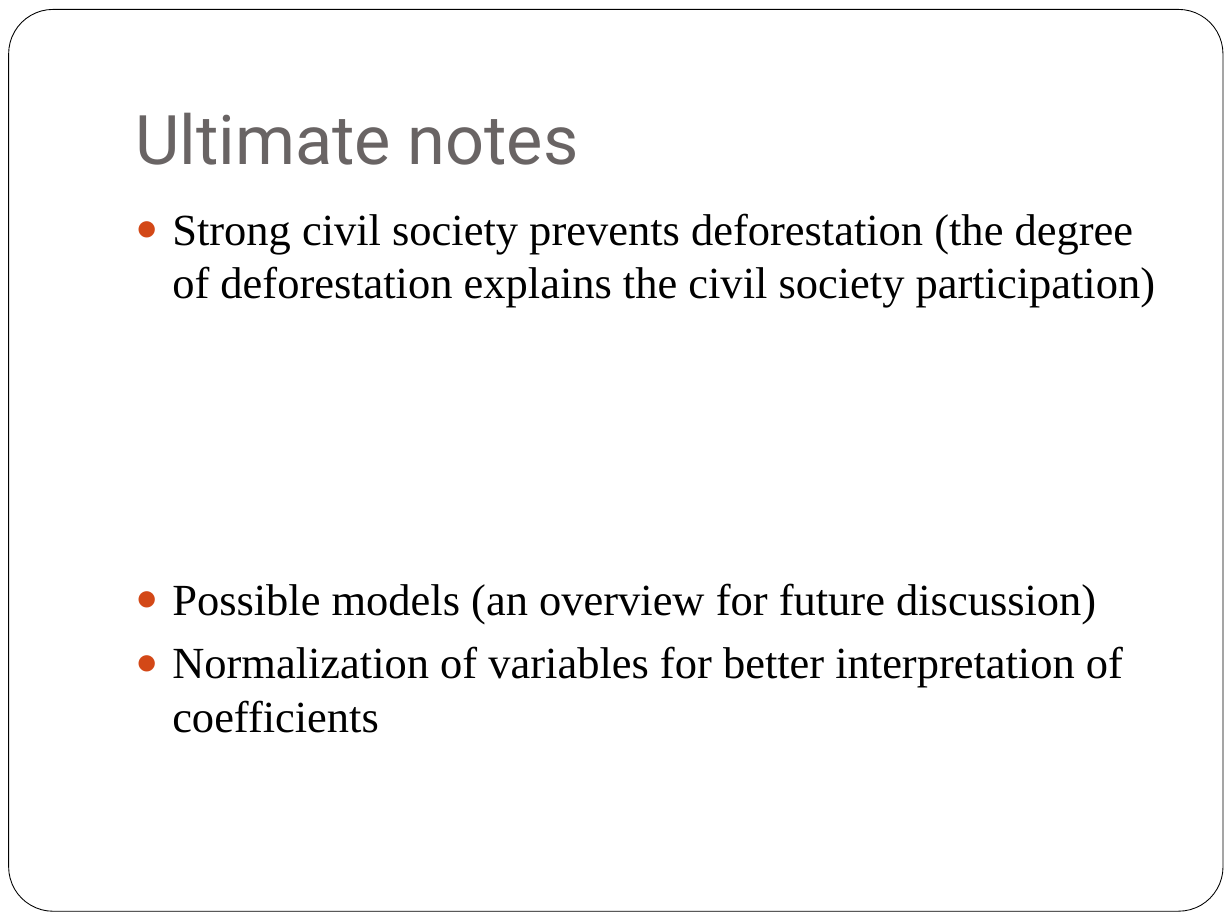
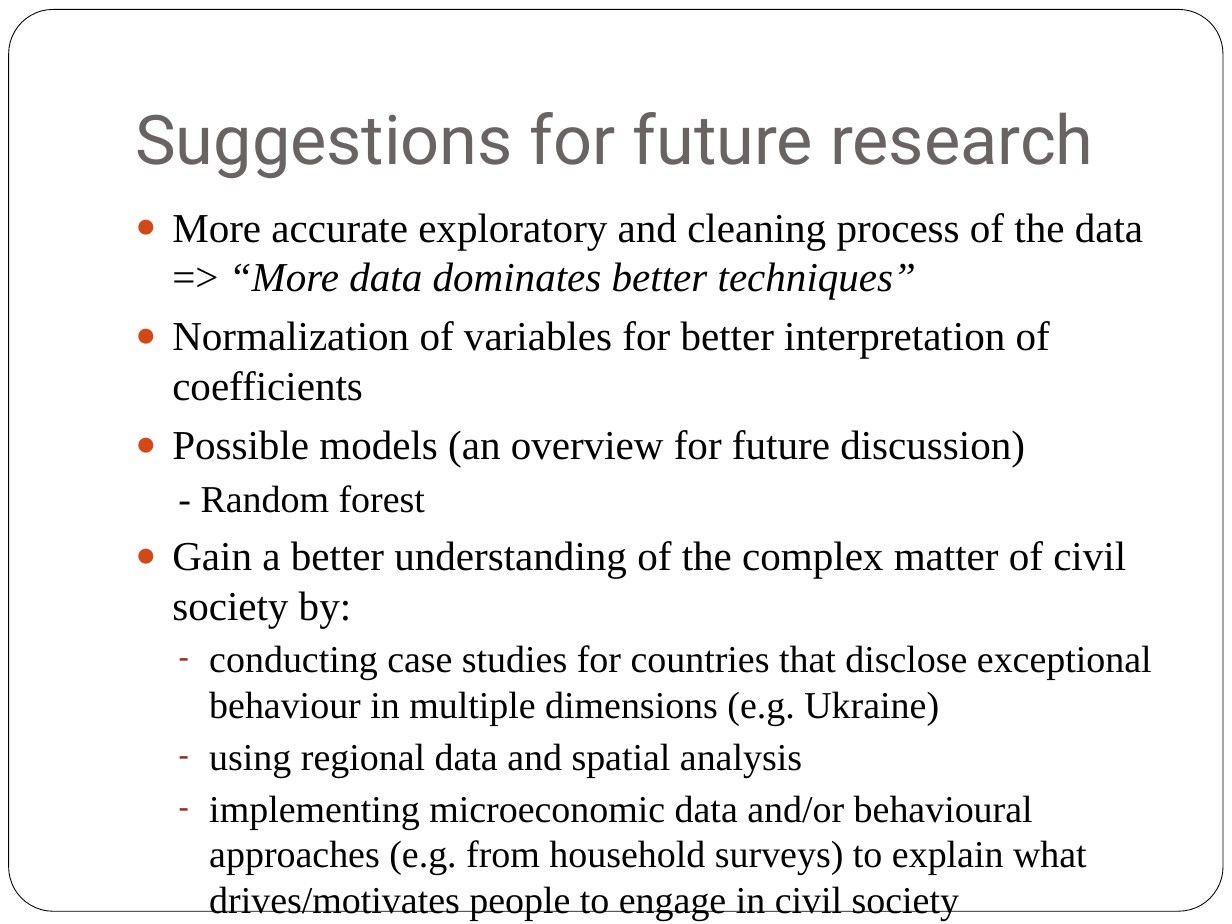
Before and after one commit to MichalMilkowski1989/Datathon-Vienna-2018, a slide deck: slide 12 of OpenGovData/Teams/InequalityTeam/DatathonPresentation.pptx (slide 7 before the commit). Drawn at 1232x924 pixels with LibreOffice and Linux fonts; fonts in the diff are those of the drawing. Boxes give left, top, right and bottom in pixels: in the first picture for what was removed or moved away, otherwise in the second. Text is boxed around its words. In the diff, an @@ line names an element or a change of style, - is before the commit and + after.

```diff
--- a/OpenGovData/Teams/InequalityTeam/DatathonPresentation.pptx
+++ b/OpenGovData/Teams/InequalityTeam/DatathonPresentation.pptx
@@ title at (135, 112, 1094, 178): text changed @@
-Ultimate notes
+Suggestions for future research
@@ text at (172, 213, 1143, 401): text changed; size 26 to 24.1 pt @@
-● Strong civil society prevents deforestation (the degree of deforestation explains the civil society participation)
+● More accurate exploratory and cleaning process of the data => “More data dominates better techniques”
+● Normalization of variables for better interpretation of coefficients
@@ text at (172, 430, 1025, 467): size 26 to 24.1 pt in "Possible models (an overview for future discussion)" @@
@@ text at (172, 485, 1152, 921): text changed; size 26 to 22.2 pt @@
-● Normalization of variables for better interpretation of coefficients
+  - Random forest
+● Gain a better understanding of the complex matter of civil society by:
+  – conducting case studies for countries that disclose exceptional behaviour in multiple dimensions (e.g. Ukraine)
+  – using regional data and spatial analysis
+  – implementing microeconomic data and/or behavioural approaches (e.g. from household surveys) to explain what drives/motivates people to engage in civil society
```
Also in this commit, not shown: 1 other slide changed, 6 slides added, 1 slide removed, 1 other file.
